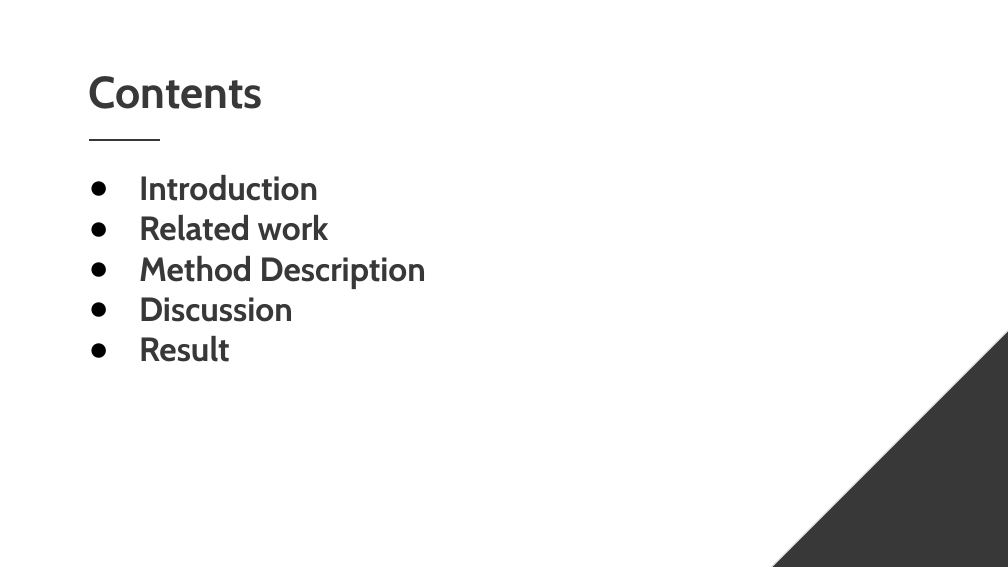
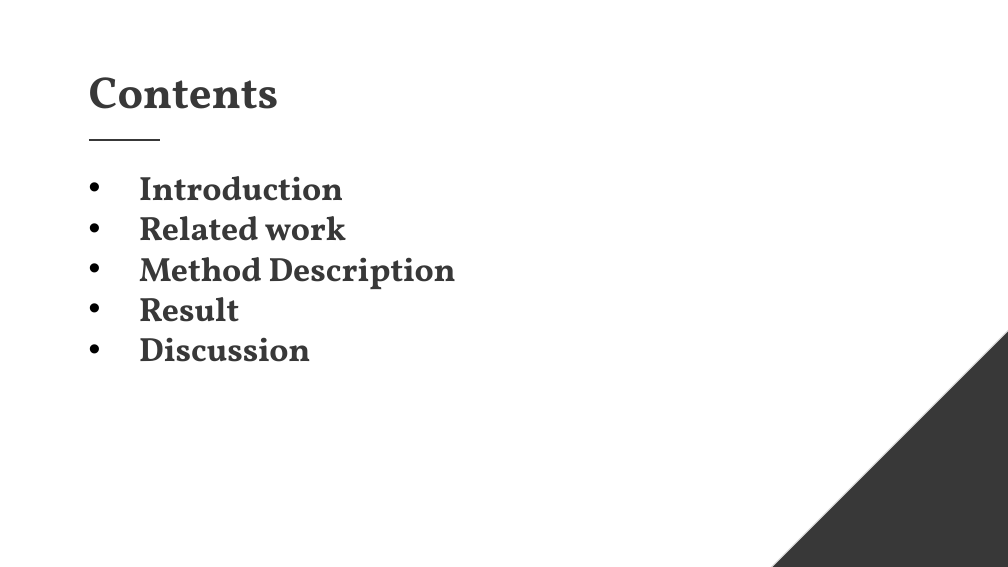
Before and after one commit to theabc50111/DL2021_final_dmlab_HCT_nccu, a slide deck: slide 2 of New_DL_final.pptx. Drawn at 1008x567 pixels with LibreOffice and Linux fonts; fonts in the diff are those of the drawing. Boxes give left, top, right and bottom in pixels: in the first picture for what was removed or moved away, otherwise in the second. Text is boxed around its words. In the diff, an @@ line names an element or a change of style, - is before the commit and + after.

```diff
--- a/New_DL_final.pptx
+++ b/New_DL_final.pptx
@@ title "Contents" at bbox=[89, 77, 279, 109]: font Cabin to Vollkorn @@
@@ text at bbox=[139, 176, 456, 362]: font Cabin to Vollkorn in "Introduction", "Related work", "Method Description", "Discussion"; bullet ● to • @@
@@ text at bbox=[139, 297, 239, 322]: paragraph added @@
+• Result
@@ text at bbox=[139, 336, 230, 362]: paragraph removed @@
-● Result
```
Also in this commit, not shown: 18 other slides changed, 4 slides added.
